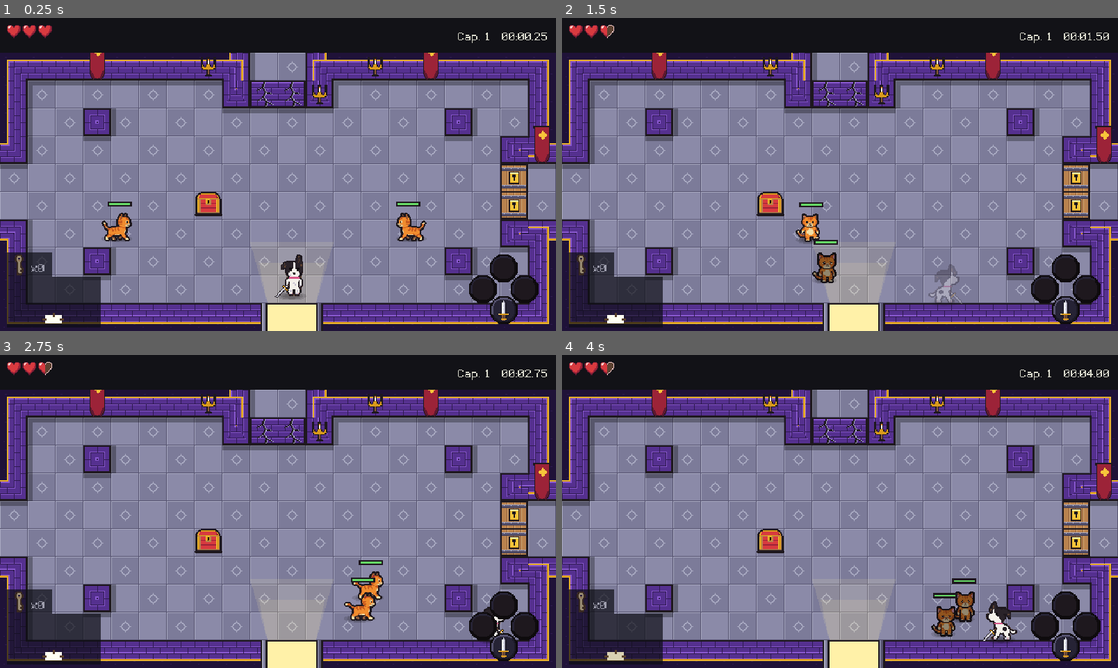
Above: before the commit, frames 1-4 (two rows, left to right).
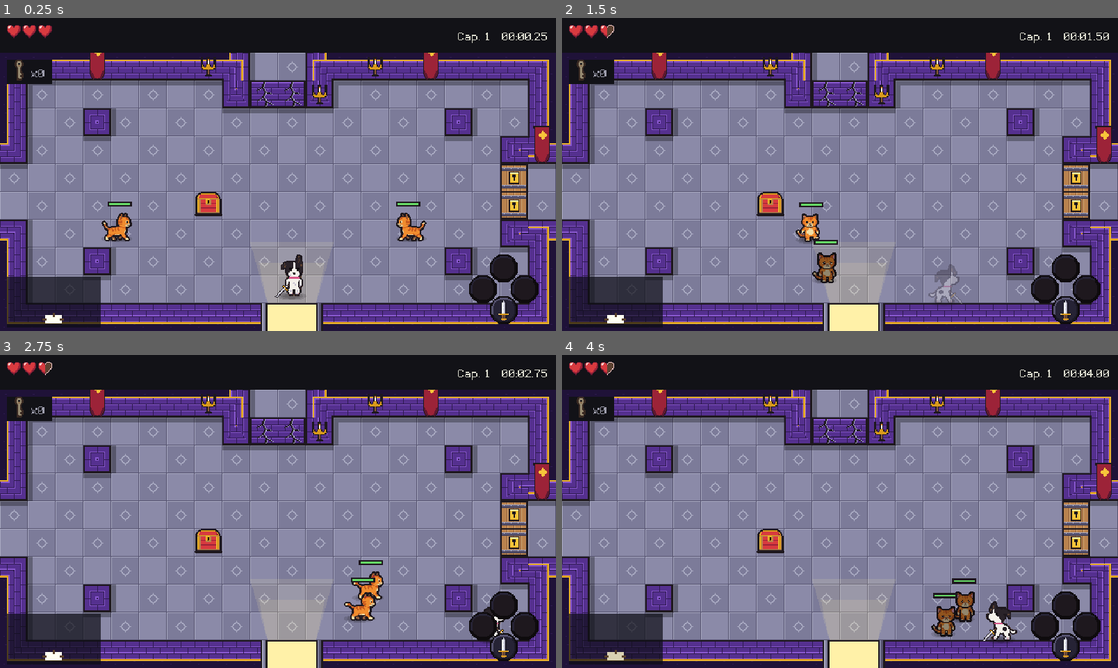
Above: after the commit, the same moments.

Repository: marcelozorza/Alttp2
Game: Godot game, scene res://world/chapter/chapter.tscn
Same seed, same stepped clock (60 frames per second), same inputs: the game is played once before the commit and once after it. This scene is started directly instead of the project's main scene.
Inputs (mouse positions are in pixels of both pictures, inside the frame that each line leads up to):
- Up to frame 1 (0.25 s): no input
- Up to frame 2 (1.5 s): tap Enter (ui_accept) at 0.5 s; move the mouse to (962, 158) at 0.52 s; hold D (move_right) 0.53-1.25 s; hold J (attack) 0.53-1.25 s; click (962, 158) at 0.67 s; tap Space (jump) at 0.77 s; drag from (728, 190) to (1073, 193) at 1.27 s
- Up to frame 3 (2.75 s): move the mouse to (333, 442) at 2.02 s; hold D (move_right) from 2.03 s (still down); tap L (use_bomb) at 2.1 s
- Up to frame 4 (4 s): release D (move_right) at 2.75 s; drag from (812, 574) to (851, 652) at 2.77 s; move the mouse to (1006, 558) at 3.52 s; hold A (move_left) from 3.53 s (still down); hold J (attack) from 3.53 s (still down); tap Space (jump) at 3.77 s

The runs differ from the first frame. In frame 1, 1.2% of the frame differs, in the area x 1-10%, y 13-83%; in frame 2, 1.2%; in frame 3, 1.2%; in frame 4, 1.2%.

Commit message:
Contador de chaves embaixo dos corações
Co-Authored-By: Claude Fable 5.2 <noreply@anthropic.com>
Claude-Session: https://claude.ai/code/session_016s7NevTD4Ho17e5LC6f7CU

Diff:
--- a/ui/hud.gd
+++ b/ui/hud.gd
@@ -33,7 +33,7 @@
 const HEART_STEP := Vector2(18.0, 16.0)
 ## Corações que cabem numa linha, antes do cronômetro.
 const HEALTH_ROW := 12
-## Altura da aba das chaves, acima do minimapa.
+## Altura da aba das chaves, pendurada sob a barra, embaixo dos corações.
 const KEYS_TAB_HEIGHT := 28.0
 ## Chave e número apagados, quando não há nenhuma.
 const NO_KEY_TINT := Color(0.62, 0.62, 0.68, 1.0)
@@ -102,7 +102,7 @@
 		_draw_health(player)
 		_draw_buttons(player)
 		if chapter:
-			_draw_keys(player, chapter)
+			_draw_keys(player)
 	var text := ""
 	if chapter:
 		var time: String = chapter.call("time_text")
@@ -152,20 +152,21 @@
 
 
 ## O ícone da chave com o número de chaves ao lado, apagado quando é zero, e a
-## chave grande depois, quando o personagem a tem. Fica numa aba escura logo
-## acima do minimapa, alinhada com a borda esquerda dele, para ler bem sobre
-## qualquer chão (pedido de Marcelo em 2026-11-13).
-func _draw_keys(player: Player, chapter: Node) -> void:
+## chave grande depois, quando o personagem a tem. Fica numa aba escura
+## pendurada sob a barra do alto, embaixo dos corações, para ler bem sobre
+## qualquer chão (pedido de Marcelo em 2026-11-13, depois de uma passagem
+## pela aba acima do minimapa no mesmo dia).
+func _draw_keys(player: Player) -> void:
 	var tint := Color.WHITE if player.keys > 0 else NO_KEY_TINT
 	var font := Fonts.SMALL
 	var text := "x%d" % player.keys
 	var text_width := font.get_string_size(text, HORIZONTAL_ALIGNMENT_LEFT, -1, FONT_SIZE).x
-	var map_top := MINIMAP_CORNER.y - Minimap.rooms_size(chapter, Minimap.HUD_CELL).y - 4.0
-	var left := MINIMAP_CORNER.x - 4.0
+	var left := 0.0
+	var top := BAR_SIZE.y
 	var boss_key := player.has_tool(Item.Id.BOSS_KEY)
 	var width := 30.0 + text_width + (30.0 if boss_key else 6.0)
-	draw_rect(Rect2(left, map_top - KEYS_TAB_HEIGHT, width, KEYS_TAB_HEIGHT), Minimap.BACKGROUND)
-	var middle := map_top - KEYS_TAB_HEIGHT / 2.0
+	draw_rect(Rect2(left, top, width, KEYS_TAB_HEIGHT), BAR_COLOR)
+	var middle := top + KEYS_TAB_HEIGHT / 2.0 - 2.0
 	ToolIcons.draw(self, Item.Id.KEY, Vector2(left + 14.0, middle), tint)
 	var text_position := Vector2(left + 28.0, middle + 8.0)
 	draw_string(font, text_position, text, HORIZONTAL_ALIGNMENT_LEFT, -1, FONT_SIZE, tint)
Not shown, changed: docs/design.md
